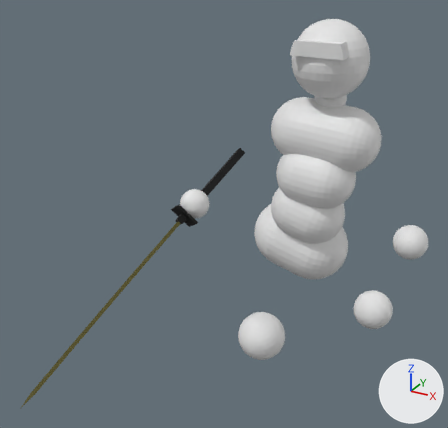
The Blender file asset_raws/simple_combat_char.blend, before and after one commit.
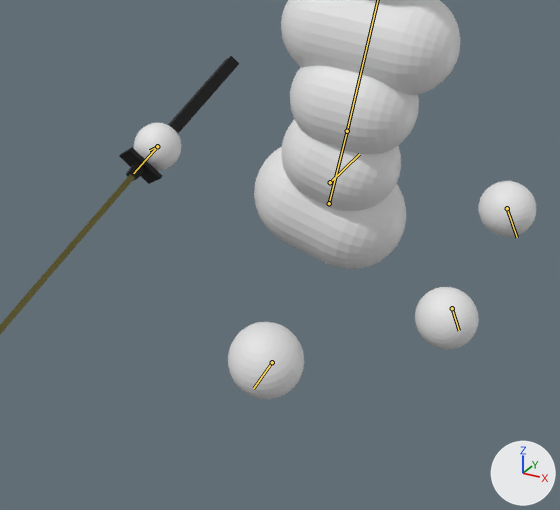
Each version appears first whole from a camera (50 mm lens) standing at (4.03, -2.0, 1.91) and looking at (2.97, -0.07, 0.94), and next in a close-up on the part from 22% to 99% of the width and 27% to 100% of the height. Lighting does not change. The marker at lower right points along +X, +Y and +Z. The first two pictures are the older version. Both versions are drawn at frame 13 of the action 'Running_strafe_west'; the numbers are the values there. The bones that change, and the others that lie on the model, are drawn over the model as lines in the close-ups.

Objects in the first close-up: 'Body', 'Sword'.
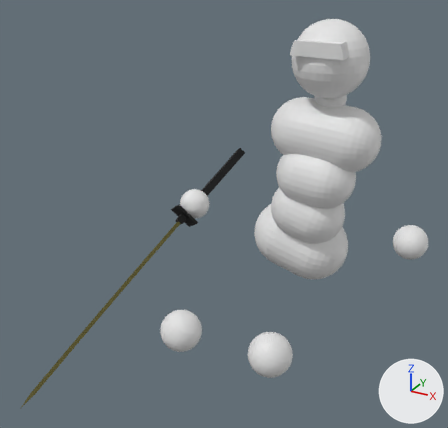
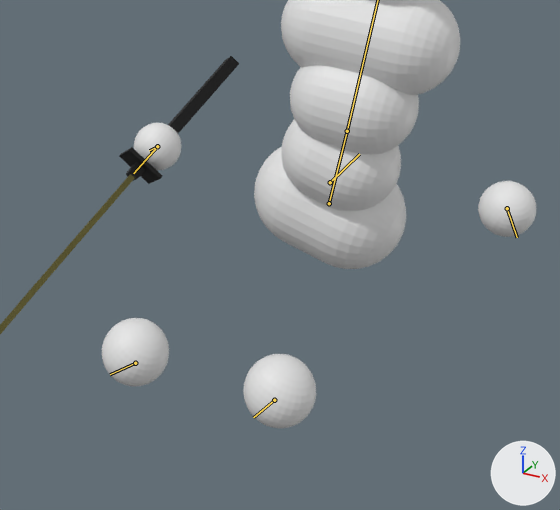
The change, as a diff of the scene's bpy script:
```diff
--- a/asset_raws/simple_combat_char.blend.py
+++ b/asset_raws/simple_combat_char.blend.py
@@ bone_foot_l @@
 bone_foot_l = bpy.data.objects['Armature'].pose.bones['Foot.L']  # child of 'Root bone'
-bone_foot_l.location = (-0.16, -0.718, 0.312)
-bone_foot_l.rotation_quaternion = (0.82, 0.12, 0.201, 0.523)  # degrees (25, 12, 68)
+bone_foot_l.location = (-0.064, -0.352, -0.654)
+bone_foot_l.rotation_quaternion = (0.882, -0.465, -0.079, 0.02)  # degrees (-56, -7, 6)
@@ bone_foot_r @@
 bone_foot_r = bpy.data.objects['Armature'].pose.bones['Foot.R']  # child of 'Root bone'
-bone_foot_r.location = (-0.285, -0.126, -0.017)
-bone_foot_r.rotation_quaternion = (0.973, 0.048, -0.08, -0.209)  # degrees (7, -8, -25)
+bone_foot_r.location = (-0.12, -0.103, 0.027)
+bone_foot_r.rotation_quaternion = (0.982, -0.026, -0.14, 0.122)  # degrees (-5, -16, 15)
```

Where the change shows, as pixel boxes [x1, y1, x2, y2] in the close-ups (560 x 510 px):
'Body', posed: before [134, 0, 536, 399]; after [102, 0, 536, 428]
bone 'Foot.L', root to tip: before (452, 308) to (459, 330); after (135, 363) to (110, 374)
bone 'Foot.R', root to tip: before (272, 362) to (253, 388); after (274, 400) to (253, 417)
